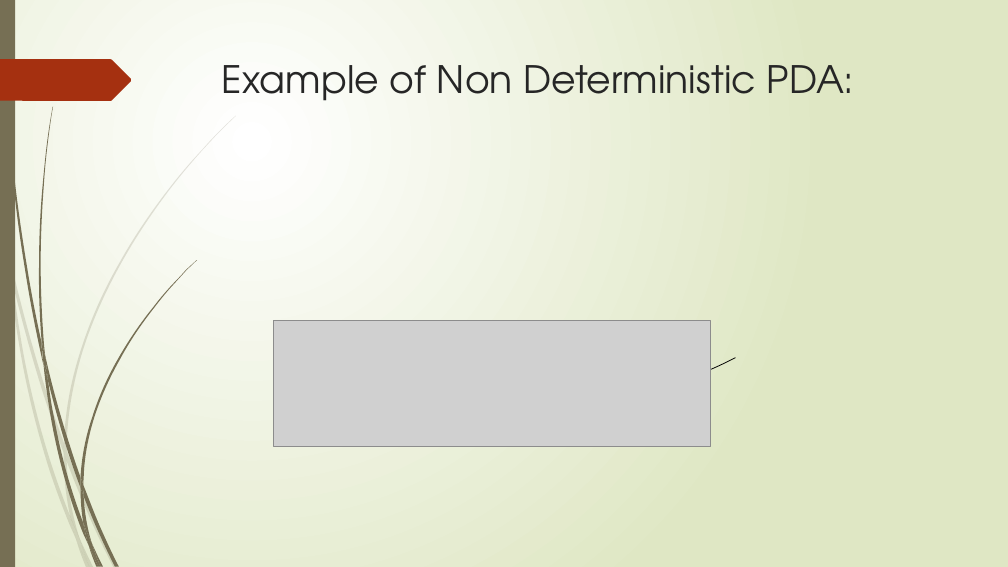
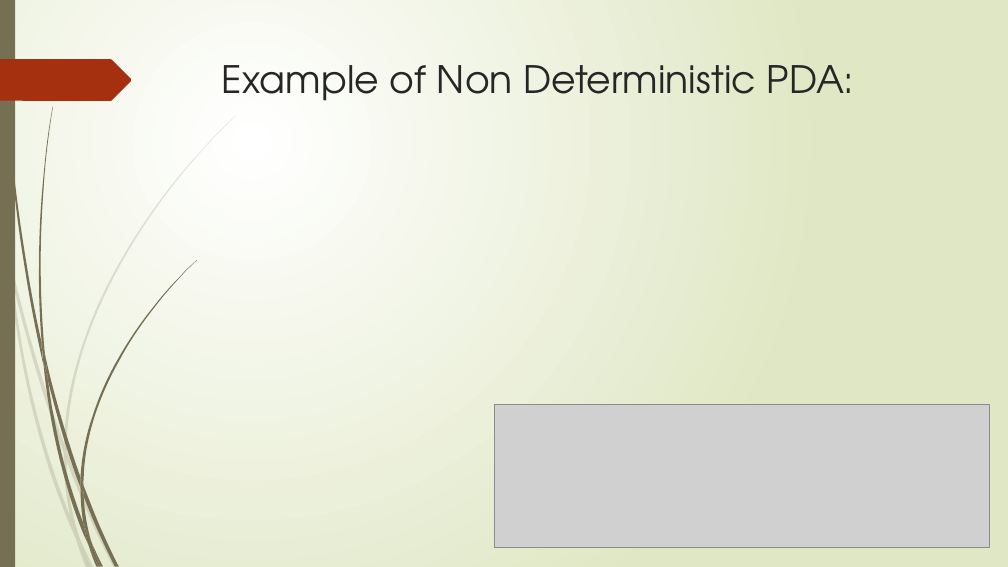
Before and after one commit to Federal-Urdu-University/Theory-of-Automata, a slide deck: slide 13 of Chap-4.pptx. Drawn at 1008x567 pixels with LibreOffice and Linux fonts; fonts in the diff are those of the drawing; grey boxes stand for pictures. Boxes give left, top, right and bottom in pixels: in the first picture for what was removed or moved away, otherwise in the second. Text is boxed around its words. In the diff, an @@ line names an element or a change of style, - is before the commit and + after.

```diff
--- a/Chap-4.pptx
+++ b/Chap-4.pptx
@@ arc (boxed as its full ellipse) removed at [480,105,906,446] @@
@@ picture: place and size @@
-picture at [273,321,710,447]
+picture at [495,405,990,547]
```
Also in this commit, not shown: 1 other slide changed, 5 slides added.
